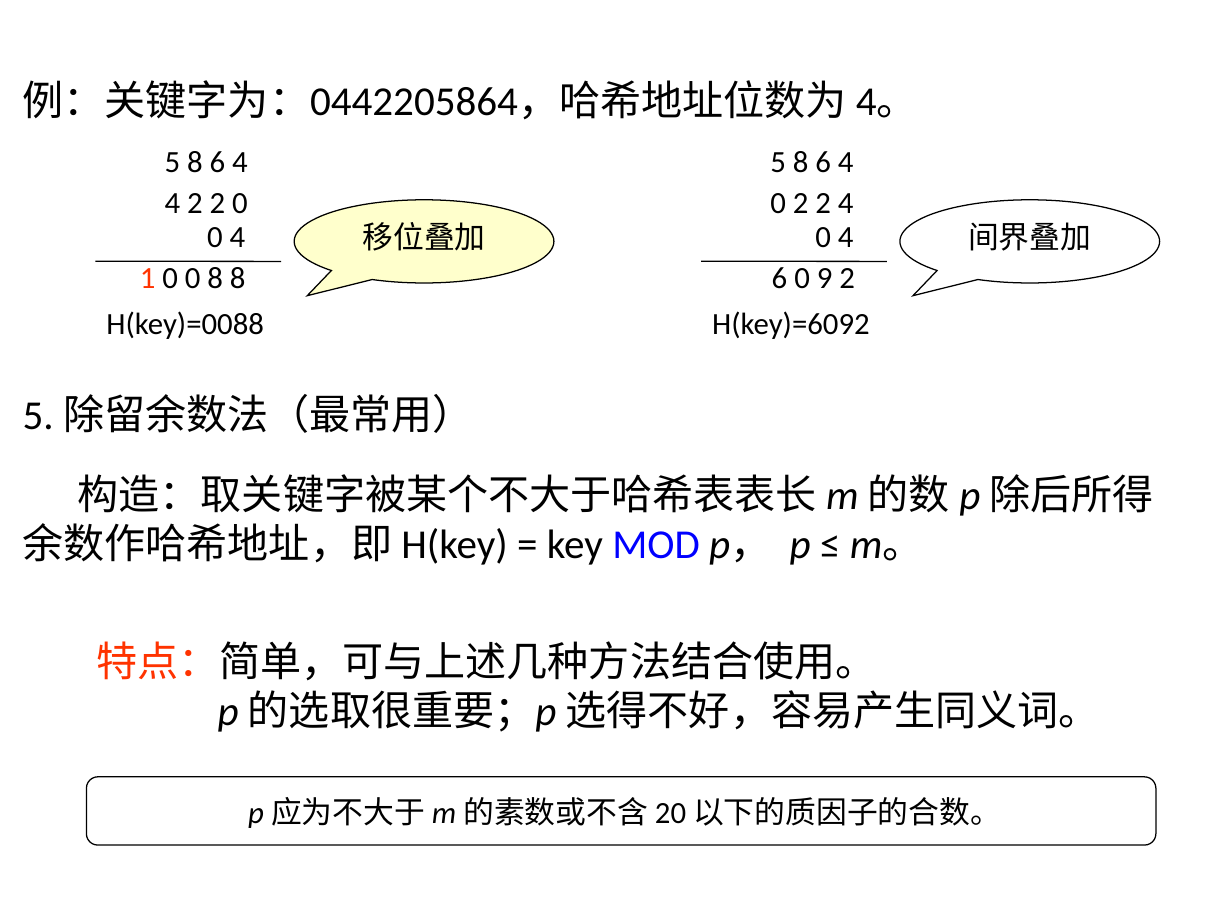
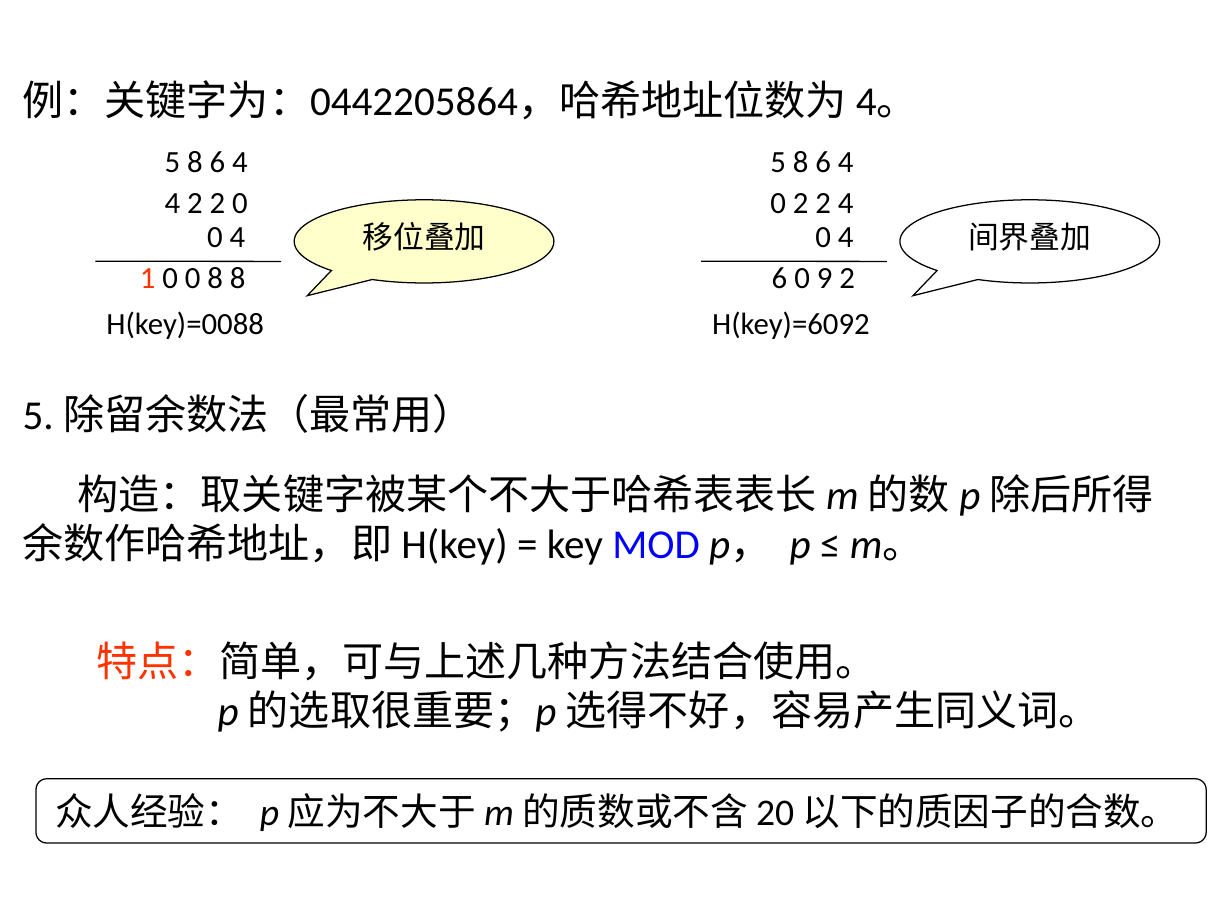
Before and after one commit to Gempittance/Data_Structur_Build, a slide deck: slide 76 of 数据结构PPT/ds9.pptx (slide 71 before the commit). Drawn at 1232x924 pixels with LibreOffice and Linux fonts; fonts in the diff are those of the drawing. Boxes give left, top, right and bottom in pixels: in the first picture for what was removed or moved away, otherwise in the second. Text is boxed around its words. In the diff, an @@ line names an element or a change of style, - is before the commit and + after.

```diff
--- a/数据结构PPT/ds9.pptx
+++ b/数据结构PPT/ds9.pptx
@@ rounded rectangle "众人经验： p 应为不大于 m 的质数或不含 ...": place and size @@
-rounded rectangle "众人经验： p 应为不大于 m 的质数或不含 ..." at (86, 777, 1156, 845)
+rounded rectangle "众人经验： p 应为不大于 m 的质数或不含 ..." at (36, 779, 1206, 843)
@@ text in rounded rectangle at (55, 793, 1179, 831): text changed; size 18 to 22 pt @@
-p 应为不大于 m 的素数或不含 20 以下的质因子的合数。
+众人经验： p 应为不大于 m 的质数或不含 20 以下的质因子的合数。
```
Also in this commit, not shown: 19 other slides changed, 5 slides added.
